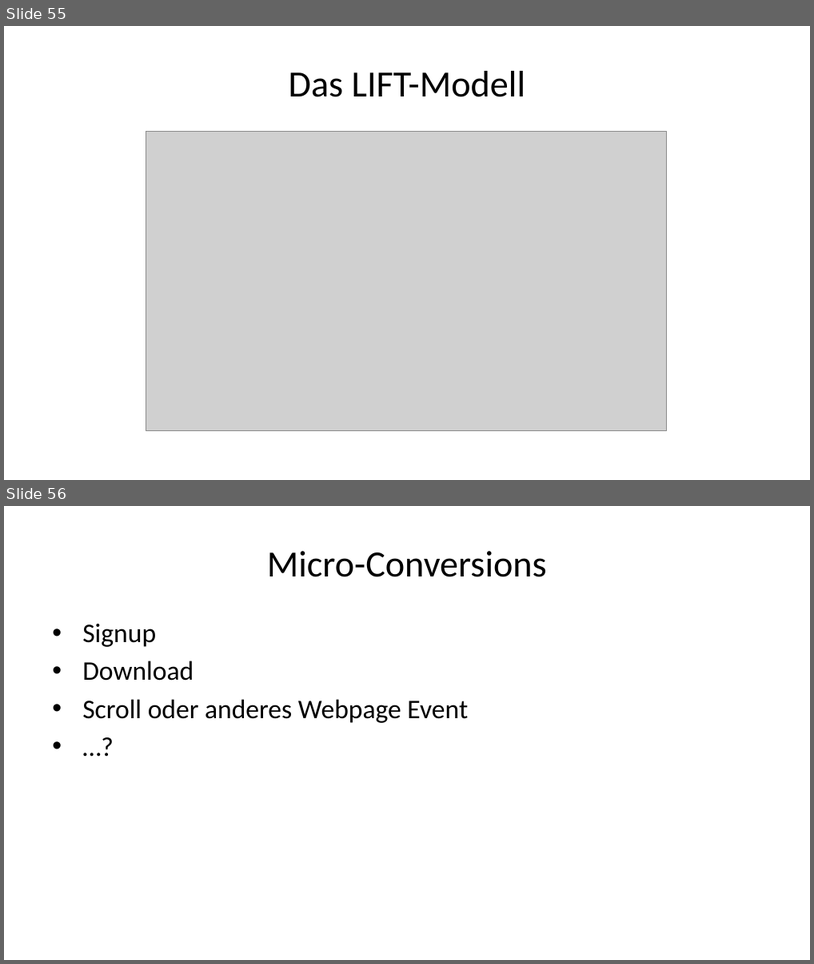
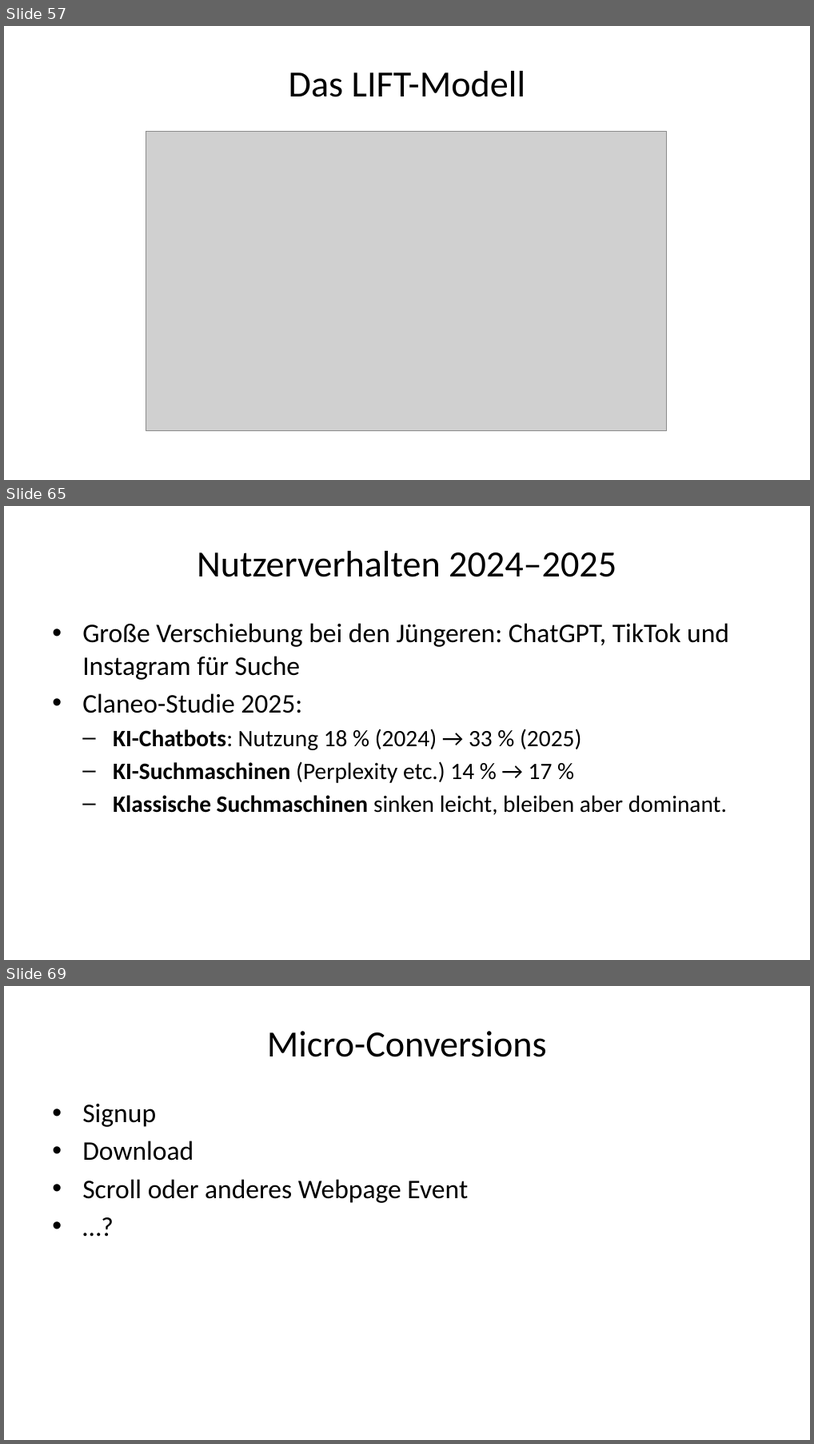
Before and after one commit to daswesen/digitale-inhalte, a slide deck: gdi.pptx. Shown one above the other, each under a label of ours: slides 55 and 56 before the commit, slides 57, 65 and 69 after it; the slides between them are not shown. The pictures are 814x964 and 814x1444 pixels, drawn with LibreOffice and Linux fonts; fonts in the diff are those of the drawing; grey boxes stand for pictures. Boxes give left, top, right and bottom in pixels: in the first picture for what was removed or moved away, otherwise in the second. Text is boxed around its words. In the diff, an @@ line names an element or a change of style, - is before the commit and + after.

```diff
--- a/gdi.pptx
+++ b/gdi.pptx
@@ slide 65 added at <box>4,506,810,960</box>, background #FFFFFF @@
@@ title added at <box>197,551,617,577</box>, 33 pt, text #000000 @@
+Nutzerverhalten 2024–2025
@@ text added at <box>82,623,730,815</box>, 21 pt, text #000000 @@
+• Große Verschiebung bei den Jüngeren: ChatGPT, TikTok und Instagram für Suche
+• Claneo-Studie 2025:
+  – KI-Chatbots: Nutzung 18 % (2024) → 33 % (2025)
+  – KI-Suchmaschinen (Perplexity etc.) 14 % → 17 %
+  – Klassische Suchmaschinen sinken leicht, bleiben aber dominant.
@@ what was slide 55 is now slide 57 @@
@@ what was slide 56 is now slide 69 @@
```
Also in this commit, not shown: 3 slides changed, 10 other slides added, 7 other files.
